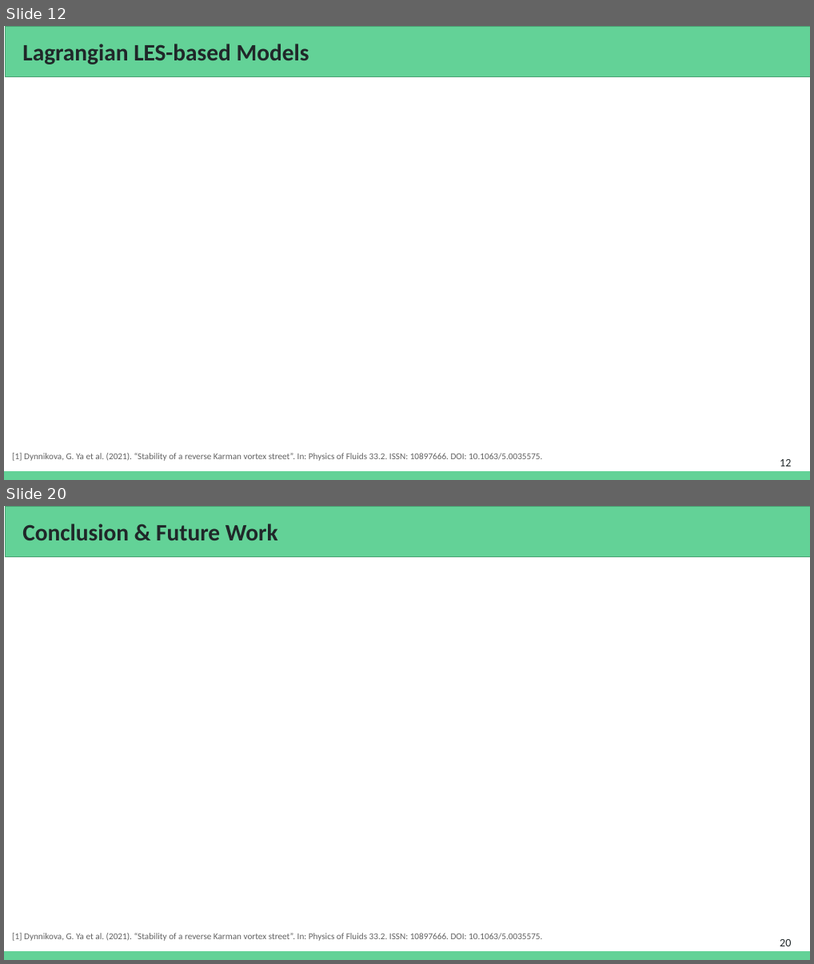
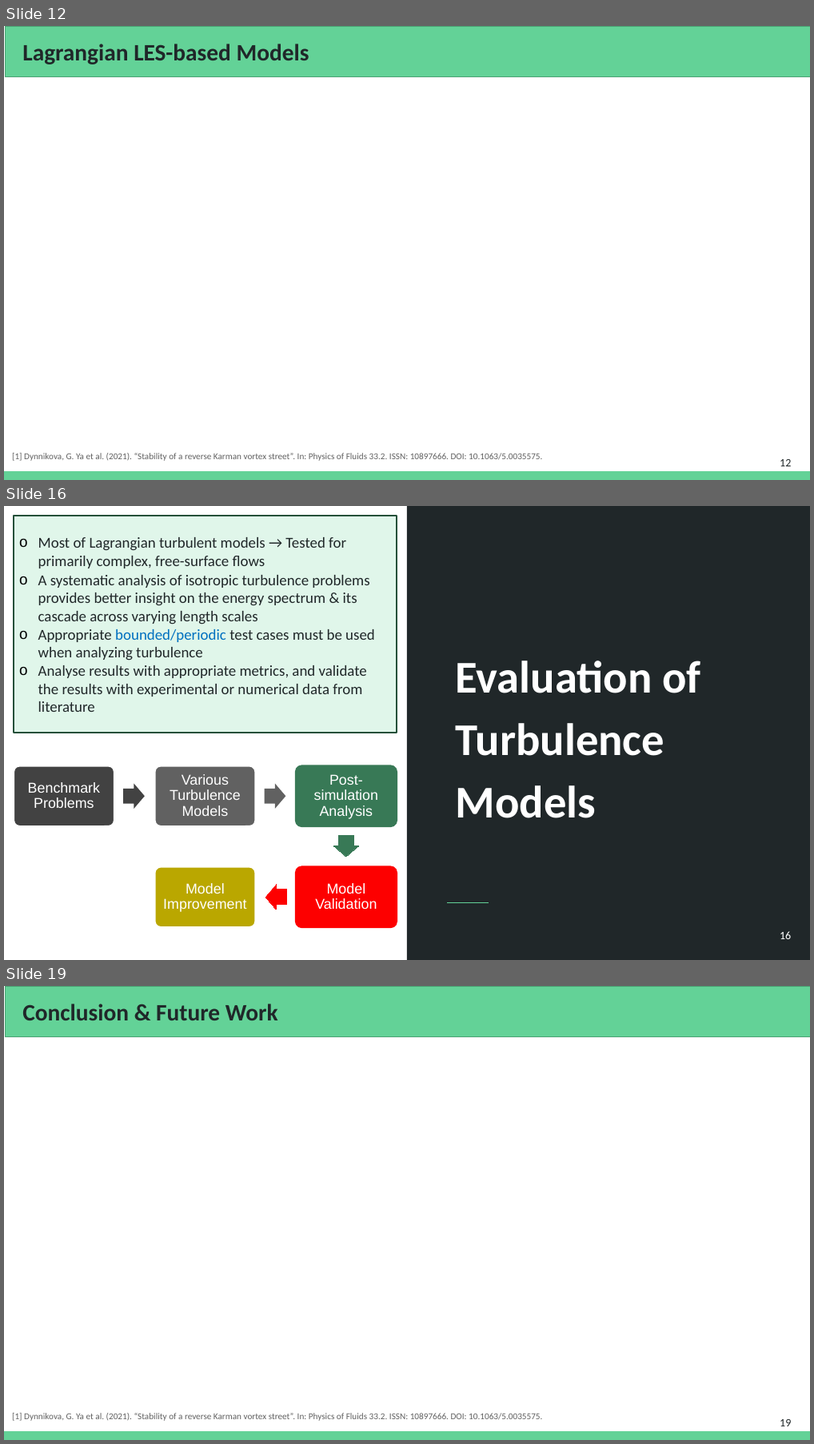
Before and after one commit to Prajwal-Prathiksh/ddp-thesis, a slide deck: report/DDP Stage I - 2022.pptx. Shown one above the other, each under a label of ours: slides 12 and 20 before the commit, slides 12, 16 and 19 after it; the slides between them are not shown. The pictures are 814x964 and 814x1444 pixels, drawn with LibreOffice and Linux fonts; fonts in the diff are those of the drawing. Boxes give left, top, right and bottom in pixels: in the first picture for what was removed or moved away, otherwise in the second. Text is boxed around its words. In the diff, an @@ line names an element or a change of style, - is before the commit and + after.

```diff
--- a/report/DDP Stage I - 2022.pptx
+++ b/report/DDP Stage I - 2022.pptx
@@ slide 16 added at <box>4,506,810,960</box>, background #FFFFFF @@
@@ rectangle added at <box>13,516,398,733</box>, fill #E0F6EA, outline #26503A 2 pt, 18 pt, text #202729 @@
+o Most of Lagrangian turbulent models → Tested for primarily complex, free-surface flows
+o A systematic analysis of isotropic turbulence problems provides better insight on the energy spectrum & its cascade across varying length scales
+o Appropriate bounded/periodic test cases must be used when analyzing turbulence
+o Analyse results with appropriate metrics, and validate the results with experimental or numerical data from literature
@@ rectangle added at <box>407,506,810,960</box>, fill #202729 @@
@@ text added at <box>456,660,701,818</box>, 54 pt, text #FFFFFF, bold @@
+Evaluation of Turbulence Models
@@ group added at <box>14,765,398,927</box>: 5 rounded rectangles, 5 texts, 4 right arrows @@
+Benchmark Problems
+Various Turbulence Models
+Post-simulation Analysis
+Model Validation
+Model Improvement
@@ line added from (447, 903) to (489, 903), #63D297 1.5 pt @@
@@ page number added at <box>780,931,791,939</box>, 13.3 pt, text #FFFFFF @@
+16
@@ what was slide 20 is now slide 19 @@
@@ page number at <box>780,1419,791,1426</box>: text changed @@
-20
+19
```
Also in this commit, not shown: 5 slides changed, 2 other slides added, 7 slides removed.
